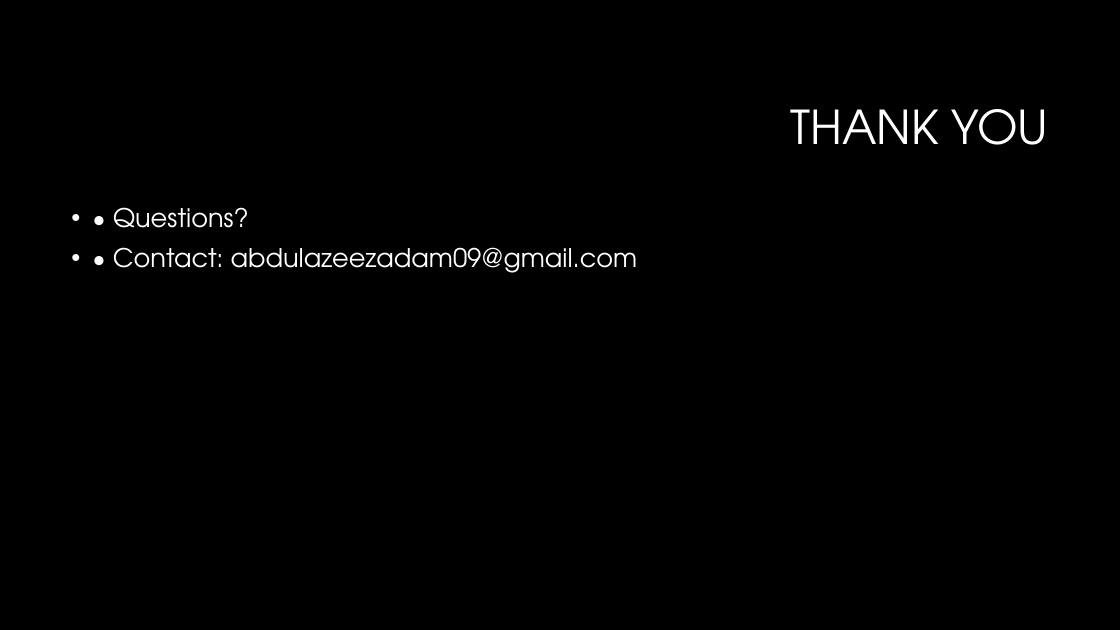
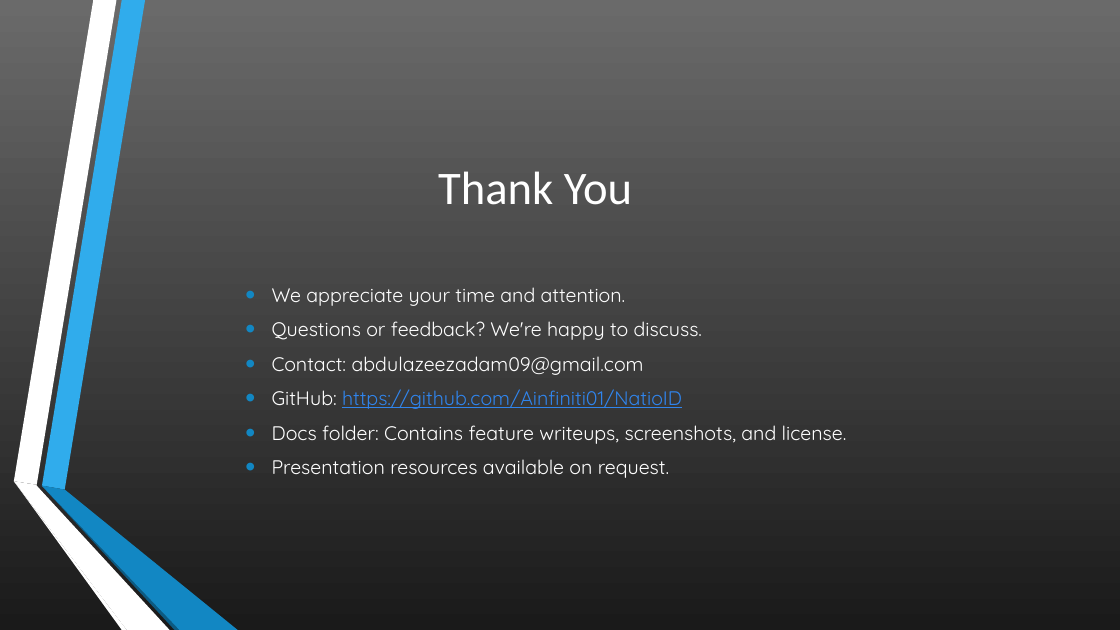
Before and after one commit to Ainfiniti01/NatioID, a slide deck: slide 16 of NatioID – National Digital Identity & Voting Platform.pptx (slide 13 before the commit). Drawn at 1120x630 pixels with LibreOffice and Linux fonts; fonts in the diff are those of the drawing; background and template pictures are left out. Boxes give left, top, right and bottom in pixels: in the first picture for what was removed or moved away, otherwise in the second. Text is boxed around its words. In the diff, an @@ line names an element or a change of style, - is before the commit and + after.

```diff
--- a/NatioID – National Digital Identity & Voting Platform.pptx
+++ b/NatioID – National Digital Identity & Voting Platform.pptx
@@ background #000000 to gradient #6B6B6B to #1B1B1B @@
@@ title at box(438, 171, 632, 205): text changed; font TeX Gyre Adventor to Calibri @@
-THANK YOU
+Thank You
@@ text "We appreciate your time and ..." at box(272, 287, 847, 478): vertical alignment top to middle @@
@@ text at box(272, 287, 847, 478): text changed; size 22 to 16.8 pt; font TeX Gyre Adventor to Quicksand @@
-• • Questions?
-• • Contact: abdulazeezadam09@gmail.com
+• We appreciate your time and attention.
+• Questions or feedback? We're happy to discuss.
+• Contact: abdulazeezadam09@gmail.com
+• GitHub: https://github.com/Ainfiniti01/NatioID
+• Docs folder: Contains feature writeups, screenshots, and license.
+• Presentation resources available on request.
@@ group added at box(13, 0, 238, 630): 6 freeform shapes @@
```
Also in this commit, not shown: 12 other slides changed, 3 slides added, 4 other files.
